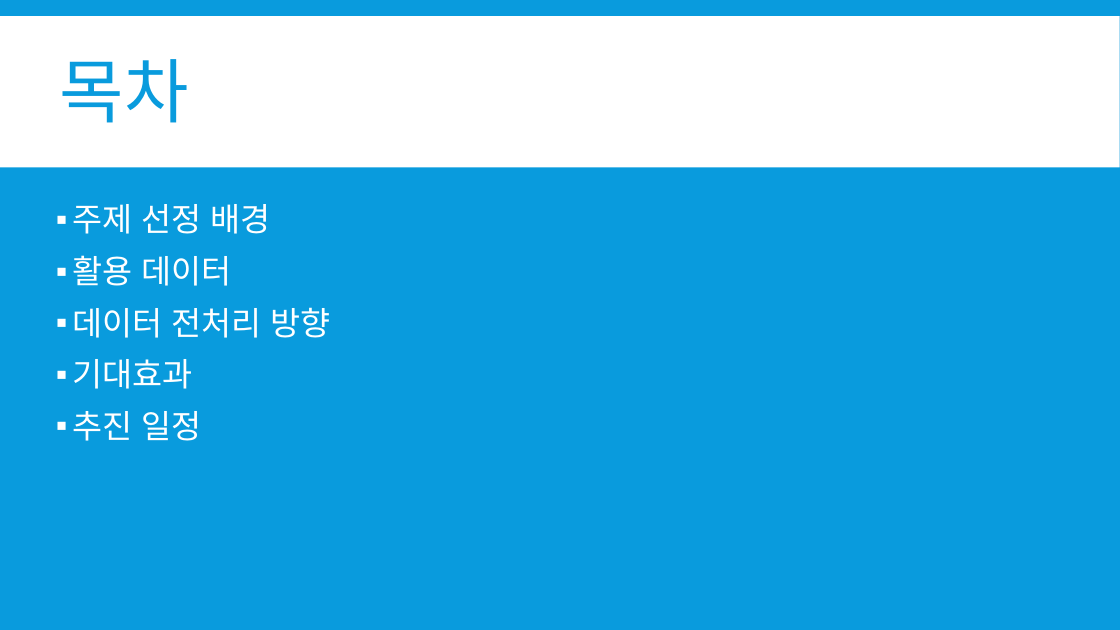
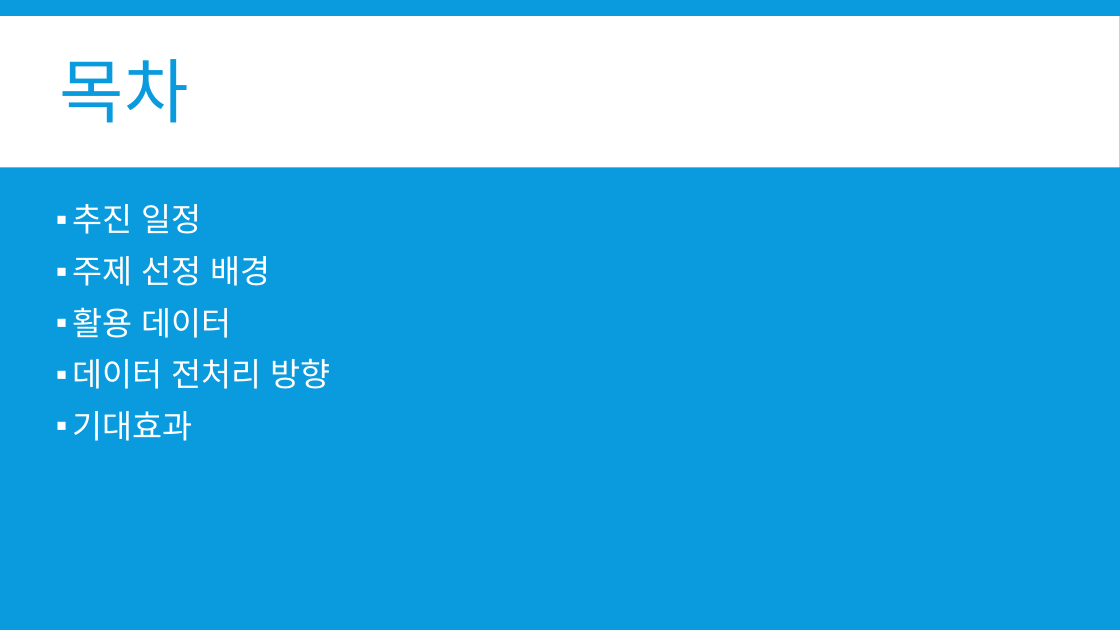
Before and after one commit to so-jeong0127/Python-Project, a slide deck: slide 2 of 3조- 계획서.pptx. Drawn at 1120x630 pixels with LibreOffice and Linux fonts; fonts in the diff are those of the drawing. Boxes give left, top, right and bottom in pixels: in the first picture for what was removed or moved away, otherwise in the second. Text is boxed around its words. In the diff, an @@ line names an element or a change of style, - is before the commit and + after.

```diff
--- a/3조- 계획서.pptx
+++ b/3조- 계획서.pptx
@@ text at (73, 204, 202, 234): paragraph added @@
+▪ 추진 일정
@@ text at (73, 411, 202, 441): paragraph removed @@
-▪ 추진 일정
```
Also in this commit, not shown: 1 other slide changed.
